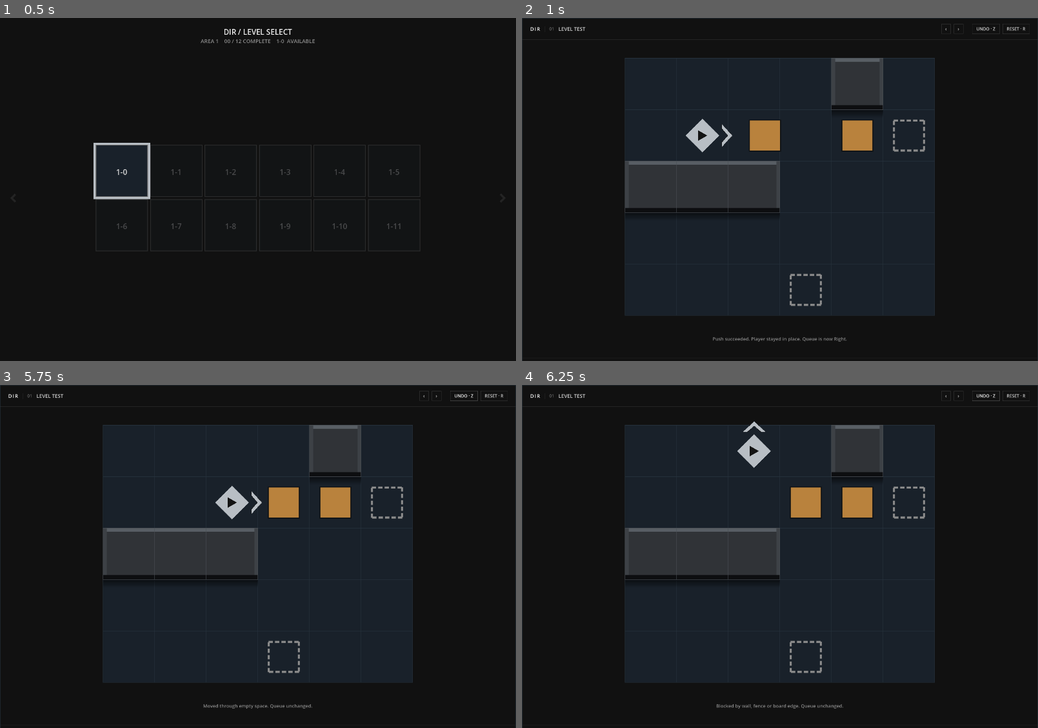
Above: before the commit, frames 1-4 (two rows, left to right).
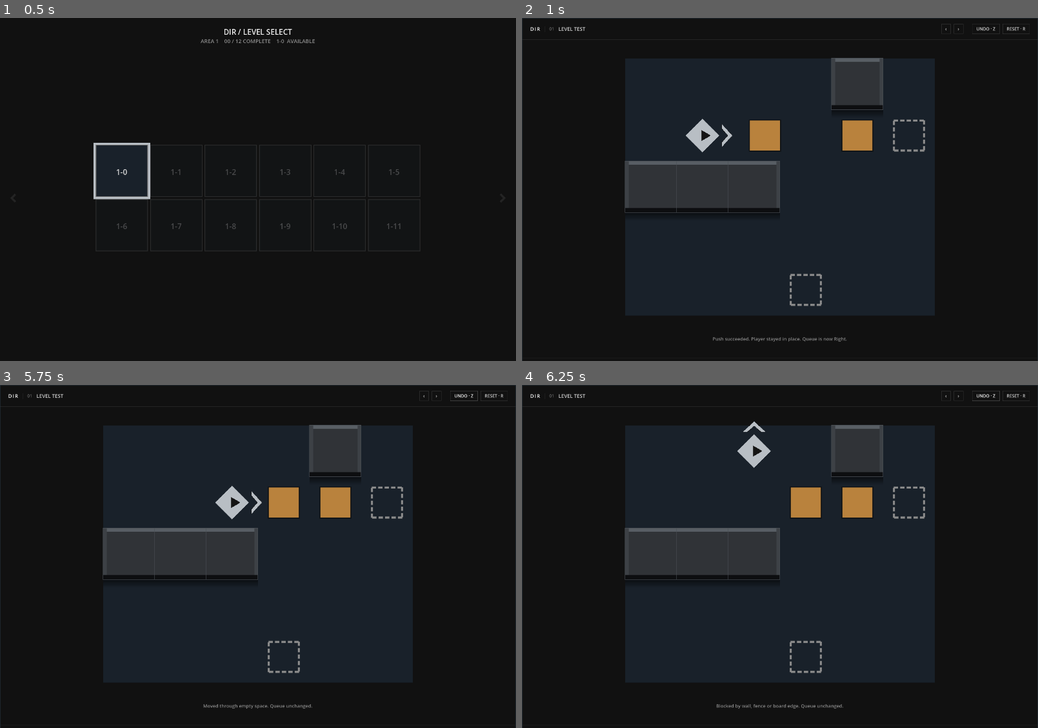
Above: after the commit, the same moments.

Repository: Periodev/DIR_03
Game: Godot game, scene res://scenes/classic_level_select.tscn
Same seed, same stepped clock (60 frames per second), same inputs: the game is played once before the commit and once after it.
Inputs:
- Up to frame 1 (0.5 s): no input
- Up to frame 2 (1 s): tap Enter at 0.5 s; hold Right (move_right) from 0.53 s (still down); hold X (install_vector) from 0.53 s (still down)
- Up to frame 3 (5.75 s): release Right (move_right) at 1.25 s; release X (install_vector) at 1.25 s; click "RESET · R" at 1.25 s; click "‹" at 2 s; click "›" at 2.75 s; click "UNDO · Z" at 3.5 s; tap F5 (reset_level) at 4.25, 5 s; hold Down (move_down) 4.28-5.03 s; tap Space (trigger_vector) at 4.35 s; hold Right (move_right) from 5.03 s (still down); hold Z (undo_command) from 5.03 s (still down)
- Up to frame 4 (6.25 s): release Right (move_right) at 5.78 s; release Z (undo_command) at 5.78 s; hold Up (move_up) from 5.78 s (still down); tap Enter at 5.85 s

Frame 1 is identical in both runs. In frame 2, 0.2% of the frame differs, in the area x 19-80%, y 11-87%; in frame 3, 0.2%; in frame 4, 0.2%.

Commit message:
refine board feedback and quick completion

Diff:
--- a/scripts/game_board.gd
+++ b/scripts/game_board.gd
@@ -570,13 +570,27 @@
 func check_level_completion() -> bool:
 	if level_completed or not is_level_solved():
 		return false
-
+	return finish_level_completion(
+		"Complete: all %s goals contain blocks." % goal_cells.size()
+	)
+
+
+func complete_level_for_testing() -> bool:
+	if level_completed:
+		return false
+	begin_atomic_input()
+	var completed := finish_level_completion("Complete (F4): marked for testing.")
+	end_atomic_input()
+	return completed
+
+
+func finish_level_completion(completion_log: String) -> bool:
 	level_completed = true
 	if Campaign.has_active_level():
 		Campaign.complete_active_level()
 	var input_result := command_history_text()
 	set_message("Level complete. Press F5 to reset.")
-	append_debug_log("Complete: all %s goals contain blocks." % goal_cells.size())
+	append_debug_log(completion_log)
 	append_debug_log("Input result (%s): %s" % [
 		command_history.size(),
 		"(empty)" if input_result == "" else input_result,
--- a/scripts/main.gd
+++ b/scripts/main.gd
@@ -46,6 +46,10 @@
 	if event.is_action_pressed("reset_level"):
 		clear_held_movement()
 		reset_level()
+		return
+	if is_quick_complete_key(event):
+		clear_held_movement()
+		complete_level_for_testing()
 		return
 	if Campaign.has_active_level() and (
 		(level_completed and is_confirm_key(event)) or is_cancel_key(event)
@@ -122,6 +126,13 @@
 	return key_event.pressed and not key_event.echo and key_event.keycode == KEY_ESCAPE
 
 
+func is_quick_complete_key(event: InputEvent) -> bool:
+	if not event is InputEventKey:
+		return false
+	var key_event: InputEventKey = event
+	return key_event.pressed and not key_event.echo and key_event.keycode == KEY_F4
+
+
 func return_to_world_map() -> void:
 	Campaign.leave_active_level()
 	get_tree().change_scene_to_file(Campaign.level_select_scene_path)
--- a/scripts/player_board_view.gd
+++ b/scripts/player_board_view.gd
@@ -10,6 +10,7 @@
 var game_board
 var cell_size := float(VisualStyle.PLAYER_CELL_SIZE)
 var light_theme := false
+var grid_lines_visible := VisualStyle.SHOW_GRID_LINES
 var palette: Dictionary = {}
 var fallback_font: Font
 var facing_action_offset_ratio := 0.0
@@ -89,6 +90,11 @@
 
 func set_facing_action_offset_ratio(value: float) -> void:
 	facing_action_offset_ratio = value
+	queue_redraw()
+
+
+func set_grid_lines_visible(visible: bool) -> void:
+	grid_lines_visible = visible
 	queue_redraw()
 
 
@@ -390,7 +396,8 @@
 				Vector2(cell_size, cell_size)
 			)
 			draw_rect(cell_rect, floor_color)
-			draw_rect(cell_rect, grid_color, false, 1.0)
+			if grid_lines_visible:
+				draw_rect(cell_rect, grid_color, false, 1.0)
 
 
 func draw_wall_shadows() -> void:
@@ -679,7 +686,10 @@
 		)
 	if vector_name != "" and block_id != install_reveal_block_id:
 		draw_direction_triangle(
-			block_position + Vector2.ONE * cell_size / 2.0,
+			stored_vector_center(
+				block_position + Vector2.ONE * cell_size / 2.0,
+				vector_name
+			),
 			vector_name,
 			palette["direction_fill"]
 		)
@@ -688,12 +698,12 @@
 func is_goal_visually_occupied(goal_cell: Vector2i) -> bool:
 	for block in game_board.blocks:
 		var block_id: int = int(block["id"])
-		var block_cell: Vector2i = block["cell"]
 		if (
 			displacement_subject == DISPLACEMENT_BLOCK
 			and block_id == displacement_block_id
 		):
-			block_cell = displacement_from
+			continue
+		var block_cell: Vector2i = block["cell"]
 		if block_cell == goal_cell:
 			return true
 	return false
@@ -723,6 +733,7 @@
 		and trigger_flash_block_id == displacement_block_id
 	):
 		flash_center = animated_cell_position() + Vector2.ONE * cell_size / 2.0
+	flash_center = stored_vector_center(flash_center, trigger_flash_direction)
 	var color: Color = palette["direction_fill"].lerp(
 		palette["trigger_flash"],
 		trigger_flash_mix
@@ -763,7 +774,7 @@
 		return
 
 	draw_direction_triangle(
-		player_draw_center(),
+		stored_vector_center(player_draw_center(), game_board.player_queue),
 		game_board.player_queue,
 		palette["direction_fill"]
 	)
@@ -961,6 +972,15 @@
 	)
 
 
+func stored_vector_center(center: Vector2, direction_name: String) -> Vector2:
+	return (
+		center
+		+ direction_vector(direction_name)
+		* cell_size
+		* VisualStyle.STORED_VECTOR_OFFSET_RATIO
+	)
+
+
 func player_draw_center() -> Vector2:
 	if displacement_subject == DISPLACEMENT_PLAYER:
 		return animated_cell_position() + Vector2.ONE * cell_size / 2.0
--- a/scripts/visual_style.gd
+++ b/scripts/visual_style.gd
@@ -19,10 +19,12 @@
 const GOAL_STROKE_RATIO := 3.0 / 96.0
 const GOAL_DASH_RATIO := 7.0 / 96.0
 const GOAL_DASH_GAP_RATIO := 5.0 / 96.0
+const SHOW_GRID_LINES := false
 
 const PLAYER_BODY_RATIO := 0.66
 const PLAYER_TRI_W_RATIO := 0.21
 const PLAYER_TRI_H_RATIO := 0.18
+const STORED_VECTOR_OFFSET_RATIO := 0.07
 const FACING_CHV_LEN_RATIO := 0.44
 const FACING_CHV_DEPTH_RATIO := 0.20
 const FACING_CHV_STROKE_RATIO := 0.40
--- a/tools/verify_player_animation.gd
+++ b/tools/verify_player_animation.gd
@@ -17,6 +17,7 @@
 	await create_timer(0.25).timeout
 
 	await check_player_displacement(game)
+	check_grid_line_toggle(game)
 	await check_push_displacement(game)
 	await check_install_reveal(game)
 	await check_free_trigger_sequence(game)
@@ -53,15 +54,35 @@
 	)
 
 
+func check_grid_line_toggle(game: Node) -> void:
+	var view: Node = game.board_view
+	view.set_grid_lines_visible(false)
+	require(not bool(view.grid_lines_visible), "grid lines should support being hidden")
+	view.set_grid_lines_visible(true)
+	require(bool(view.grid_lines_visible), "grid lines should support being restored")
+
+
 func check_push_displacement(game: Node) -> void:
 	require_level(game, "@A.*")
+	game.goal_cells.clear()
+	game.goal_cells.append(Vector2i(1, 0))
+	game.goal_cells.append(Vector2i(3, 0))
+	game.render_all()
+	var view: Node = game.board_view
+	require(
+		bool(view.is_goal_visually_occupied(Vector2i(1, 0))),
+		"a stationary block should hide its occupied goal marker"
+	)
 	var started: bool = bool(game.execute_command("R"))
 	require(started, "push command should be accepted")
 	require(bool(game.input_locked), "push should lock input")
+	require(
+		not bool(view.is_goal_visually_occupied(Vector2i(1, 0))),
+		"a moving block should reveal its source goal beneath the animation"
+	)
 	await create_timer(
 		VisualStyle.FACING_ACTION_RETREAT_SECONDS / 2.0
 	).timeout
-	var view: Node = game.board_view
 	require(
 		bool(view.player_queue_reveal_pending),
 		"pushed direction should remain hidden before movement starts"
@@ -118,6 +139,12 @@
 	require(started, "install command should be accepted")
 	require(bool(game.input_locked), "install reveal should lock input")
 	var view: Node = game.board_view
+	var block_center: Vector2 = view.cell_center(Vector2i(1, 0))
+	var stored_center: Vector2 = view.stored_vector_center(block_center, "Right")
+	require(
+		stored_center.x > block_center.x and is_equal_approx(stored_center.y, block_center.y),
+		"stored direction glyph should offset toward its direction"
+	)
 	require(
 		int(view.install_reveal_block_id) == 1,
 		"installed direction should remain hidden during the reveal delay"
Not shown, changed: tools/verify_v11_static.ps1
